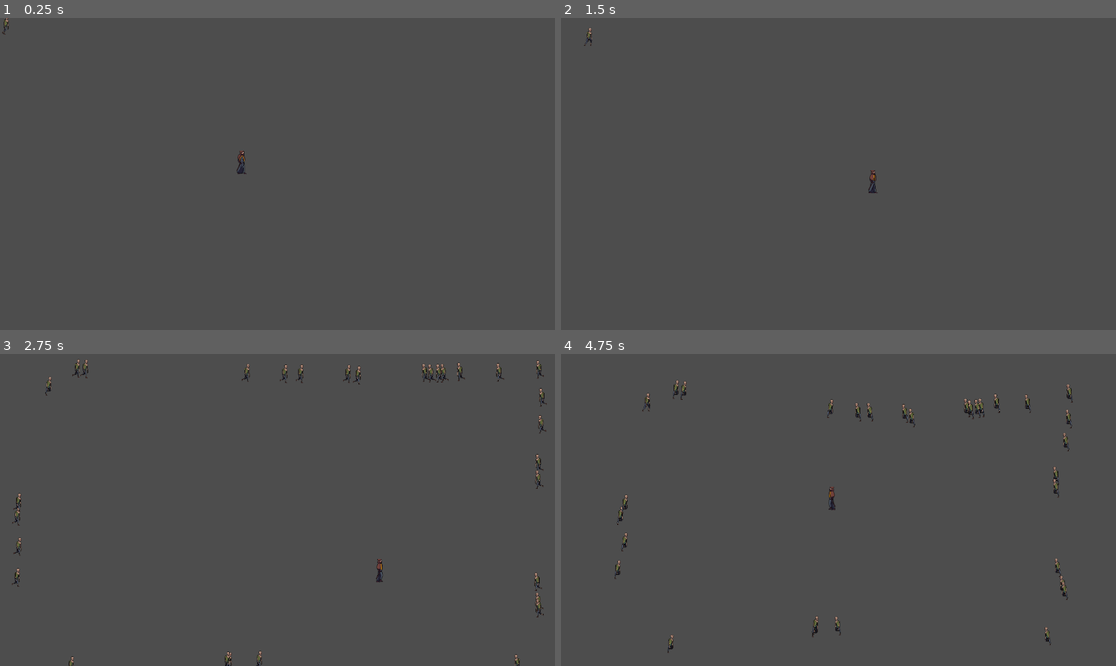
Above: before the commit, frames 1-4 (two rows, left to right).
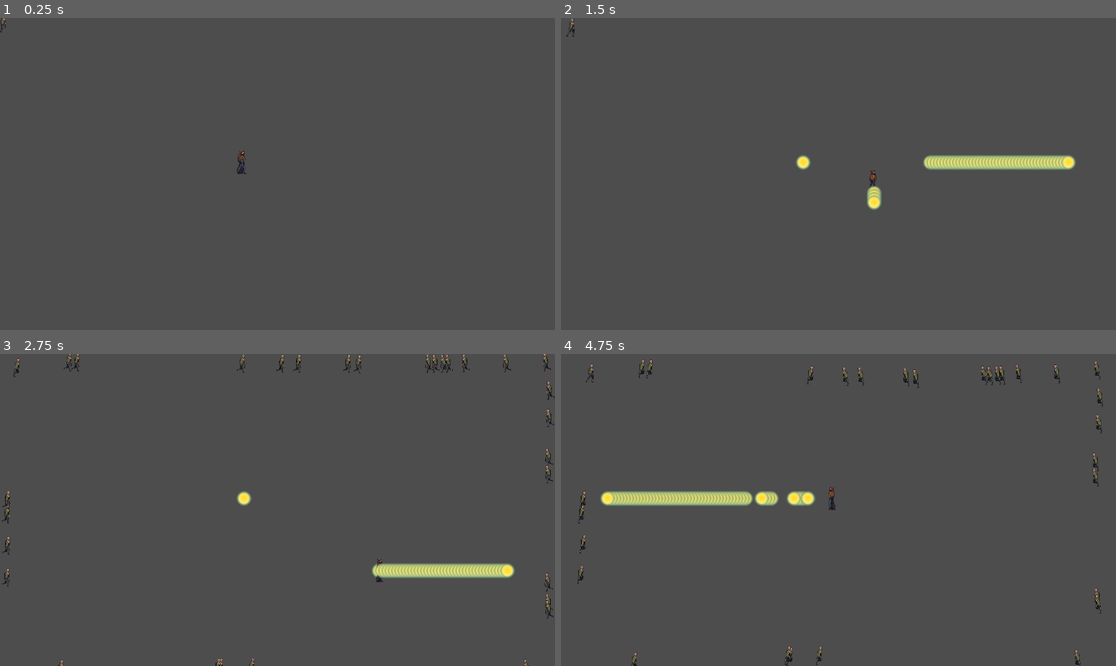
Above: after the commit, the same moments.

Repository: mlafroce/intro-godot
Game: Godot game, scene res://scenes/main.tscn
Same seed, same stepped clock (60 frames per second), same inputs: the game is played once before the commit and once after it.
Inputs:
- Up to frame 1 (0.25 s): no input
- Up to frame 2 (1.5 s): hold Right (move_right) 0.53-1.28 s; hold Space 0.53-1.28 s; hold Down (move_down) from 1.28 s (still down); tap Space at 1.35 s
- Up to frame 3 (2.75 s): tap Space at 1.52, 1.82 s; release Down (move_down) at 2.03 s; hold Right (move_right) from 2.03 s (still down); hold Space from 2.03 s (still down)
- Up to frame 4 (4.75 s): release Right (move_right) at 2.78 s; release Space at 2.78 s; hold Up (move_up) 2.78-3.53 s; tap Space at 2.85, 3.02, 3.32, 4.35, 4.52 s; hold Space 3.53-4.28 s; hold Left (move_left) from 3.53 s (still down)

The runs differ from the first frame. In frame 1, less than 0.1% of the frame differs, in the area x 0-2%, y 0-6%; in frame 2, 1.6%; in frame 3, 2.9%; in frame 4, 3.4%, in the area x 3-98%, y 1-100%.

Commit message:
Enable the player to shoot

Diff:
--- /dev/null
+++ b/scenes/player/bullet.tscn
@@ -0,0 +1,20 @@
+[gd_scene load_steps=4 format=3 uid="uid://jp510idybhrc"]
+
+[ext_resource type="Script" path="res://scripts/player/bullet.gd" id="1_osonc"]
+[ext_resource type="Texture2D" uid="uid://ds3rg55dxv76s" path="res://assets/bullet.png" id="2_uwvda"]
+
+[sub_resource type="CircleShape2D" id="CircleShape2D_x5gir"]
+
+[node name="Bullet" type="Area2D"]
+collision_layer = 0
+script = ExtResource("1_osonc")
+
+[node name="Sprite2D" type="Sprite2D" parent="."]
+texture = ExtResource("2_uwvda")
+
+[node name="CollisionShape2D" type="CollisionShape2D" parent="."]
+shape = SubResource("CircleShape2D_x5gir")
+
+[node name="VisibleNotifier" type="VisibleOnScreenNotifier2D" parent="."]
+position = Vector2(-2.38419e-07, -4.17233e-07)
+rect = Rect2(-16, -16, 32, 32)
--- a/scripts/enemies/zombie.gd
+++ b/scripts/enemies/zombie.gd
@@ -3,7 +3,8 @@
 @onready var player = get_tree().get_root().find_child("Player",true,false)
 var screen_size
 var velocity
-const LINEAR_VELOCITY = 45
+var hp = 10
+const LINEAR_VELOCITY = 15
 const VELOCITY_VARIATION = .08
 var velocity_variation
 
@@ -32,6 +33,17 @@
 	hide()
 	queue_free()
 
+func hit() -> bool:
+	hp -= 1
+	if hp == 0:
+		die()
+	return hp >= 0
+
+func die() -> void:
+	self.get_node("ZombieManSprite").play("death")
+	await get_node("ZombieManSprite").animation_finished
+	queue_free()
+
 #func _on_player_death_body_entered(body):
 	#if body.name == "Bullet":
 		#get_node("ZombieManSprite").play("death")
--- a/scripts/main.gd
+++ b/scripts/main.gd
@@ -22,7 +22,6 @@
 	get_node("Player").start($StartPosition.position)
 	$StartTimer.start()
 
-
 func _on_enemy_timer_timeout() -> void:
 	for i in range(30):
 		# Create a new instance of the enemy scene.
--- /dev/null
+++ b/scripts/player/bullet.gd
@@ -0,0 +1,26 @@
+class_name Bullet
+
+extends Area2D
+
+var BULLET_SPEED: float = 3
+
+@onready var visible_notifier = $VisibleNotifier as VisibleOnScreenNotifier2D
+@export var direction = Vector2.ZERO
+
+func _ready() -> void:
+	visible_notifier.connect("screen_exited", on_screen_exited)
+	body_entered.connect(on_body_entered)
+
+func _physics_process(delta: float) -> void:
+	move(delta)
+
+func on_body_entered(body: Node2D):
+	if body.has_method("hit") and body.visible:
+		if body.hit():
+			queue_free()
+
+func move(delta: float):
+	position += self.direction * delta * BULLET_SPEED
+
+func on_screen_exited():
+	queue_free()
--- a/scripts/player/player.gd
+++ b/scripts/player/player.gd
@@ -1,8 +1,14 @@
+class_name Player
+
 extends Area2D
 signal hit
 
+const Weapon = preload("res://scripts/player/weapon.gd")
+
 @export var speed = 200
 var screen_size
+var last_direction = Vector2(1, 0)
+var weapon = Weapon.new()
 
 # Called when the node enters the scene tree for the first time.
 func _ready():
@@ -14,27 +20,33 @@
 # Called every frame. 'delta' is the elapsed time since the previous frame.
 func _process(delta: float) -> void:
 	var velocity = Vector2.ZERO # The player's movement vector.
-	if get_node("PlayerSprite").animation != "death":
-		if Input.is_action_pressed("move_right"):
-			velocity.x += 1
-			$PlayerSprite.flip_h = false
-		if Input.is_action_pressed("move_left"):
-			velocity.x -= 1
-			$PlayerSprite.flip_h = true
-		if Input.is_action_pressed("move_down"):
-			velocity.y += 1
-		if Input.is_action_pressed("move_up"):
-			velocity.y -= 1
+	if get_node("PlayerSprite").animation == "death":
+		return
 
-		if velocity.length() > 0:
-			velocity = velocity.normalized() * speed
-			$PlayerSprite.animation = "move"
-		else:
-			$PlayerSprite.animation = "idle"
-		$PlayerSprite.play()
+	if Input.is_action_pressed("move_right"):
+		velocity.x += 1
+		$PlayerSprite.flip_h = false
+	if Input.is_action_pressed("move_left"):
+		velocity.x -= 1
+		$PlayerSprite.flip_h = true
+	if Input.is_action_pressed("move_down"):
+		velocity.y += 1
+	if Input.is_action_pressed("move_up"):
+		velocity.y -= 1
 
-		position += velocity * delta
-		position = position.clamp(Vector2.ZERO, screen_size)
+	if Input.is_key_pressed(KEY_SPACE):
+		weapon.shoot(self)
+
+	if velocity.length() > 0:
+		velocity = velocity.normalized() * speed
+		self.last_direction = velocity
+		$PlayerSprite.animation = "move"
+	else:
+		$PlayerSprite.animation = "idle"
+	$PlayerSprite.play()
+
+	position += velocity * delta
+	position = position.clamp(Vector2.ZERO, screen_size)
 
 
 func _on_body_entered(body: Node2D) -> void:
--- /dev/null
+++ b/scripts/player/weapon.gd
@@ -0,0 +1,18 @@
+class_name Weapon
+
+extends Node
+
+# Called when the node enters the scene tree for the first time.
+func _ready() -> void:
+	pass # Replace with function body.
+
+
+# Called every frame. 'delta' is the elapsed time since the previous frame.
+func _process(delta: float) -> void:
+	pass
+
+func shoot(player: Player) -> void:
+	var bullet = preload("res://scenes/player/bullet.tscn").instantiate()
+	player.add_sibling(bullet)
+	bullet.position = player.position
+	bullet.direction = player.last_direction
--- /dev/null
+++ b/scripts/scenario.gd
@@ -0,0 +1,24 @@
+class_name Scenario
+
+extends Node2D
+
+@onready var timer = $Timer as Timer
+#@onready var zombie: Zombie = preload("res://zombie.tscn").instantiate() as Zombie
+@onready var zombie: Zombie = $Zombie as Zombie
+
+# Called when the node enters the scene tree for the first time.
+func _ready() -> void:
+	timer.timeout.connect(_on_timer_timeout)
+
+# Called every frame. 'delta' is the elapsed time since the previous frame.
+func _process(delta: float) -> void:
+	if Input.is_key_pressed(KEY_SPACE):
+		shoot( )
+
+func shoot() -> void:
+	var bullet = preload("res://bullet.tscn").instantiate()
+	add_child(bullet)
+	bullet.position = self.player.position;
+
+func _on_timer_timeout() -> void:
+	zombie.update_animation()
Binary file added: assets/bullet.png
Not shown, added: assets/bullet.png.import
